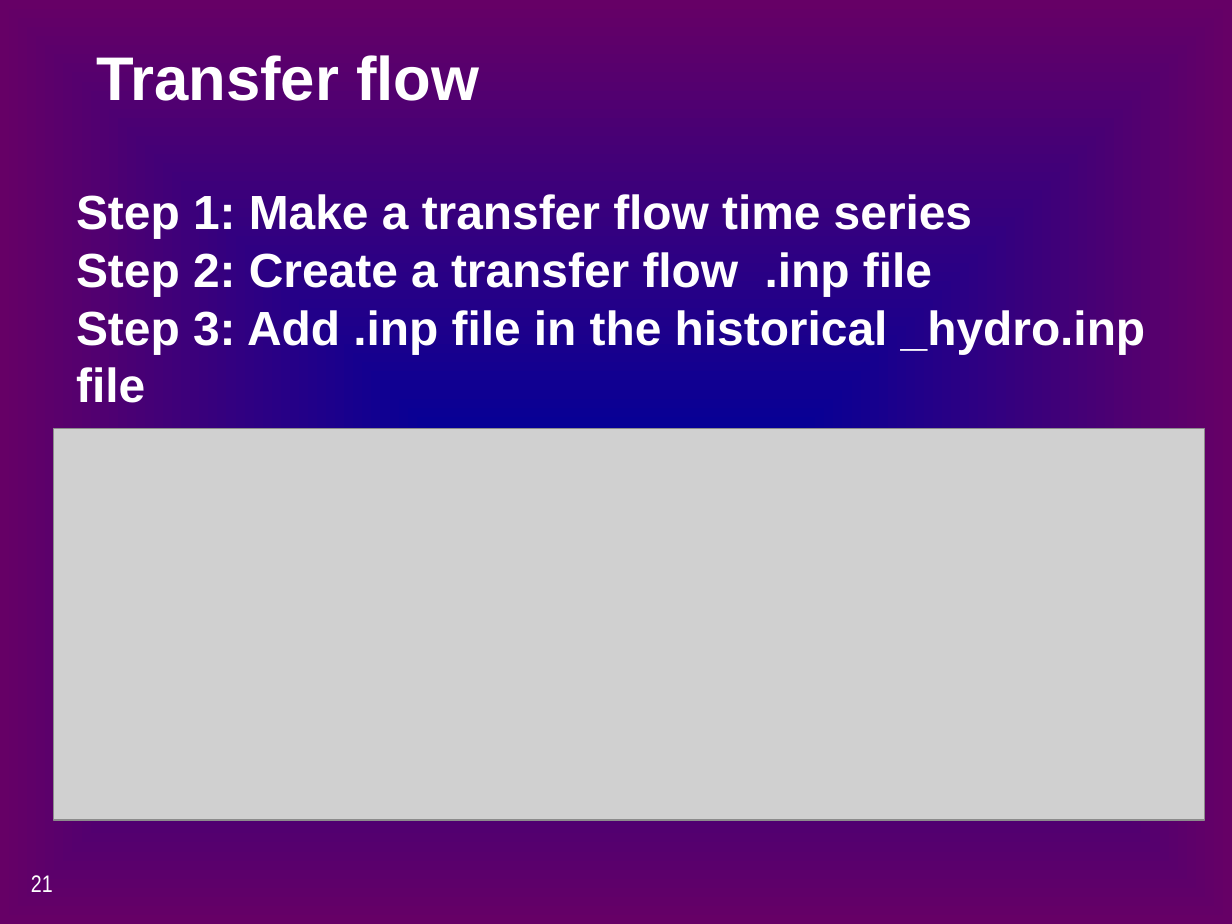
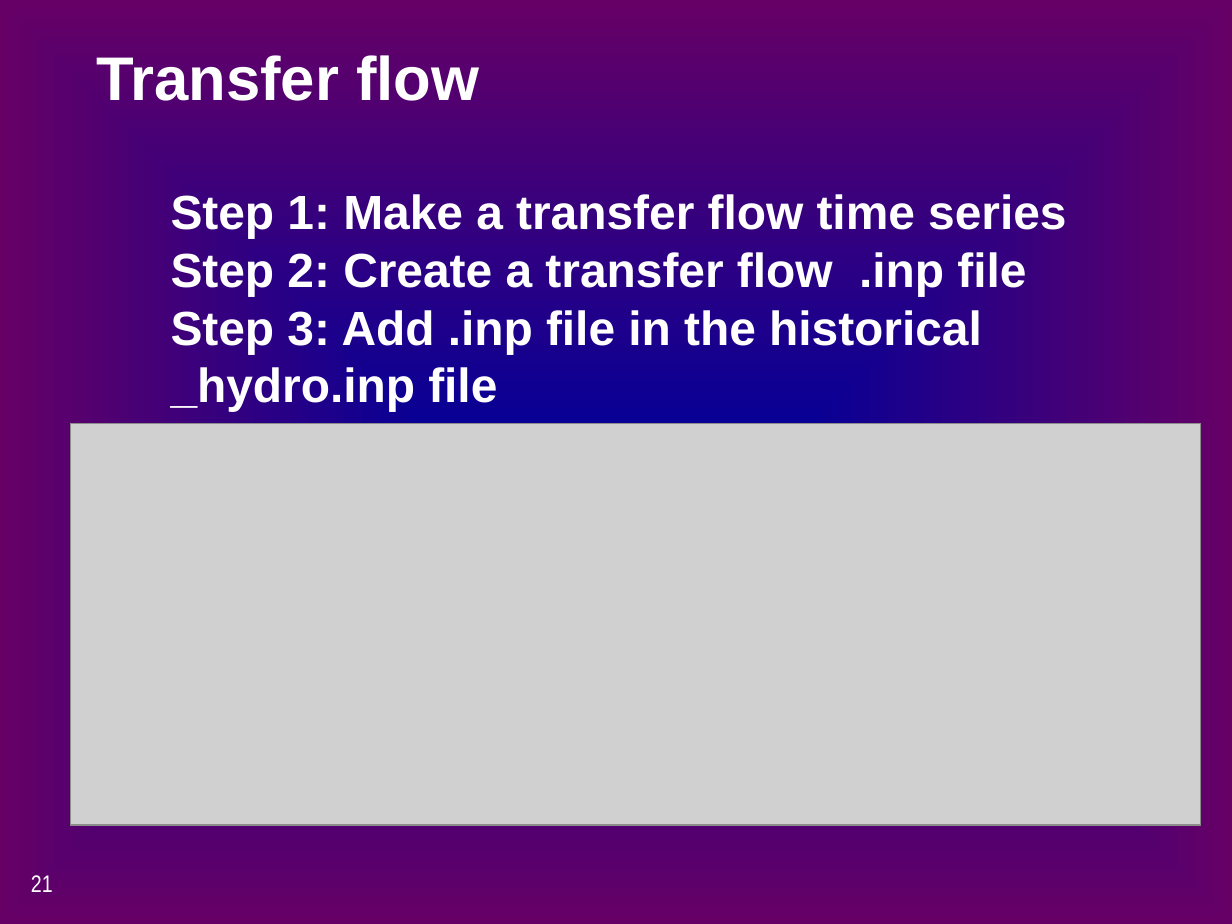
Before and after one commit to CADWRDeltaModeling/dsm2, a slide deck: slide 21 of dsm2/presentations/d1_historical.pptx. Drawn at 1232x924 pixels with LibreOffice and Linux fonts; fonts in the diff are those of the drawing; grey boxes stand for pictures. Boxes give left, top, right and bottom in pixels: in the first picture for what was removed or moved away, otherwise in the second. Text is boxed around its words. In the diff, an @@ line names an element or a change of style, - is before the commit and + after.

Commit message:
Lan's changes

Former-commit-id: 9ee853f4afad48c694b96b5e4290ceb7385d6db3

```diff
--- a/dsm2/presentations/d1_historical.pptx
+++ b/dsm2/presentations/d1_historical.pptx
@@ text "Step 1: Make a transfer ..." rewrapped from box(76, 194, 1145, 403) to box(171, 194, 1066, 411) @@
@@ picture: place and size @@
-picture at box(53, 429, 1204, 821)
+picture at box(70, 424, 1201, 825)
```
